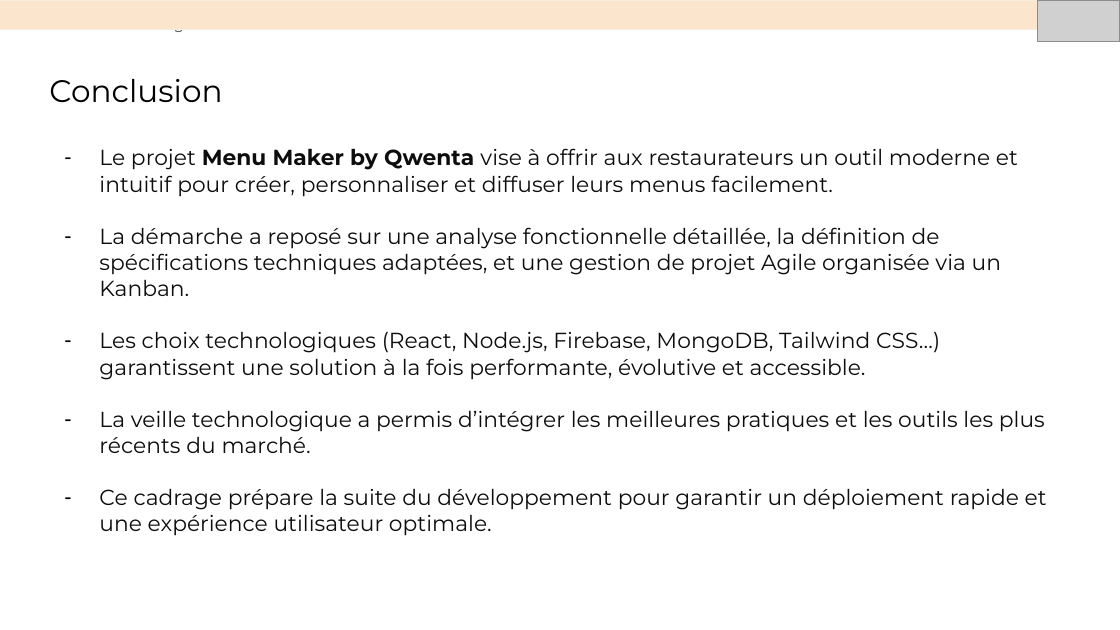
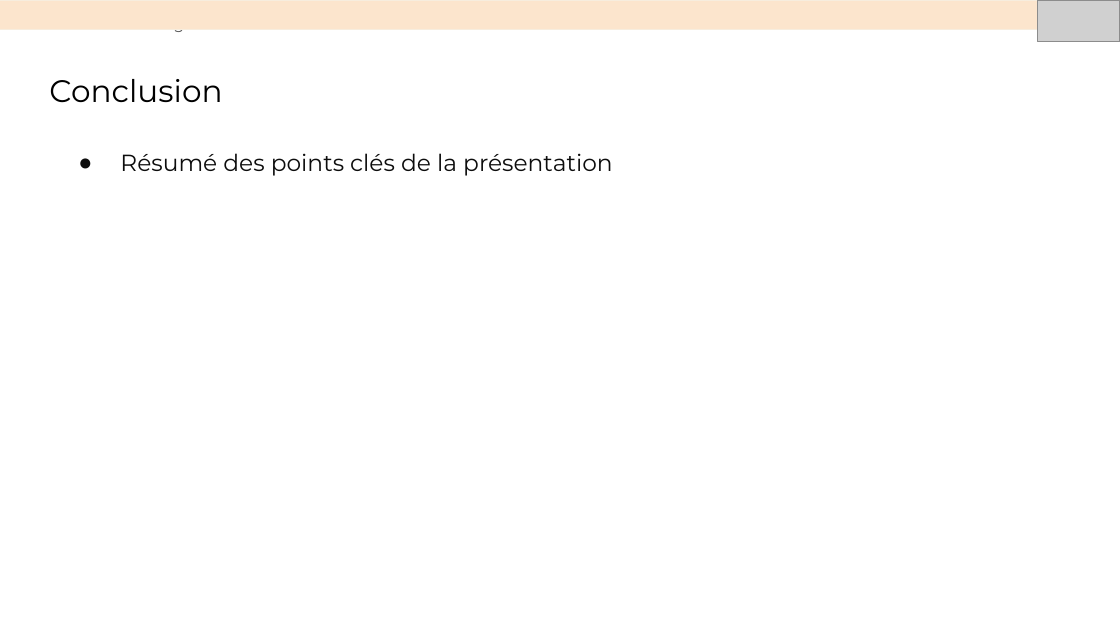
Before and after one commit to Mawabaca/P7-MenuMaker-V2, a slide deck: slide 16 of Présentation Menu Maker.pptx (slide 19 before the commit). Drawn at 1120x630 pixels with LibreOffice and Linux fonts; fonts in the diff are those of the drawing; grey boxes stand for pictures. Boxes give left, top, right and bottom in pixels: in the first picture for what was removed or moved away, otherwise in the second. Text is boxed around its words. In the diff, an @@ line names an element or a change of style, - is before the commit and + after.

```diff
--- a/Présentation Menu Maker.pptx
+++ b/Présentation Menu Maker.pptx
@@ text at bbox=[120, 153, 613, 176]: text changed; size 14 to 15 pt @@
-– Le projet Menu Maker by Qwenta vise à offrir aux restaurateurs un outil moderne et intuitif pour créer, personnaliser et diffuser leurs menus facilement.
-– La démarche a reposé sur une analyse fonctionnelle détaillée, la définition de spécifications techniques adaptées, et une gestion de projet Agile organisée via un Kanban.
-– Les choix technologiques (React, Node.js, Firebase, MongoDB, Tailwind CSS…) garantissent une solution à la fois performante, évolutive et accessible.
-– La veille technologique a permis d’intégrer les meilleures pratiques et les outils les plus récents du marché.
-– Ce cadrage prépare la suite du développement pour garantir un déploiement rapide et une expérience utilisateur optimale.
+● Résumé des points clés de la présentation
```
Also in this commit, not shown: 3 other slides changed, 1 slide added, 4 slides removed.
